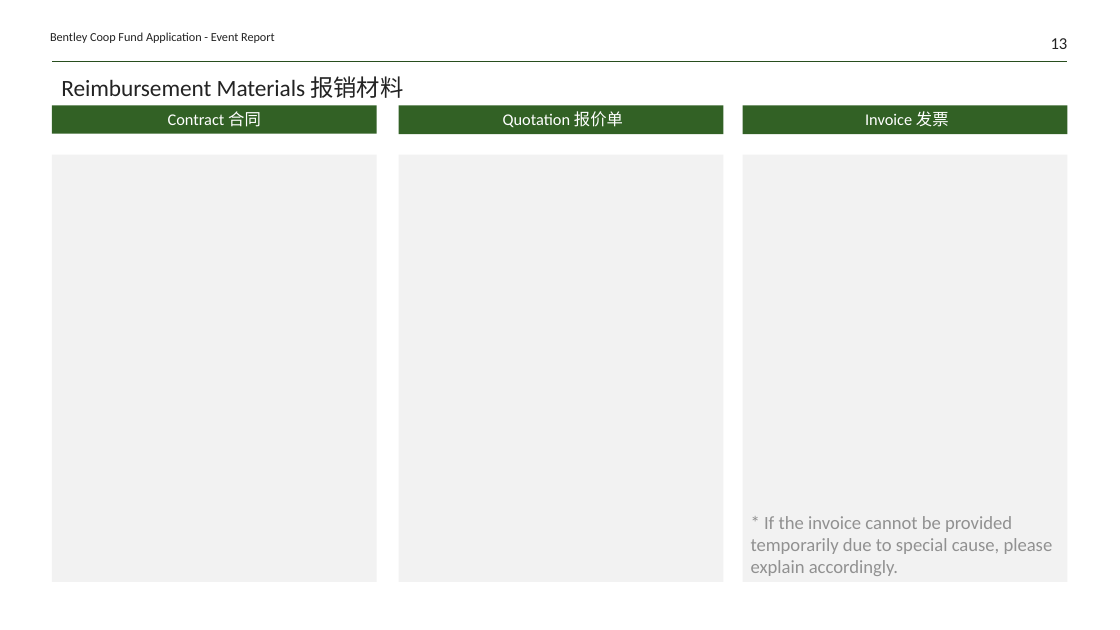
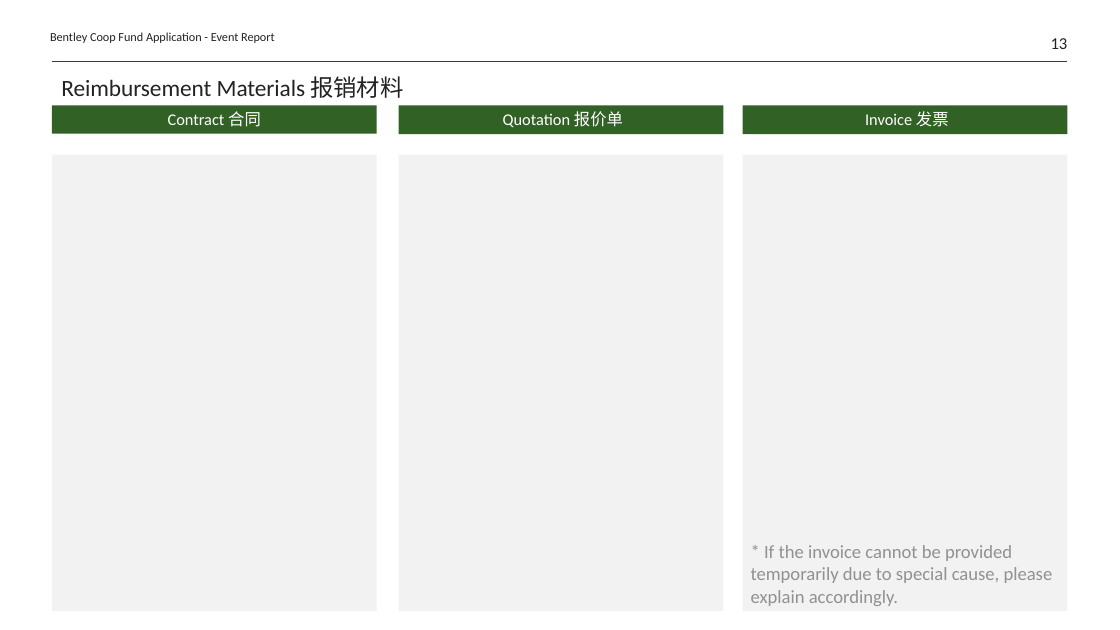
Before and after one commit to Yrtech-Tony/com.yrtech.Bentley.API.Upgrade, a slide deck: slide 13 of com.yrtech.bentleyAPI/com.yrtech.InventoryAPI/template/2022 Dealer Coop fund event report template-under.pptx. Drawn at 1120x630 pixels with LibreOffice and Linux fonts; fonts in the diff are those of the drawing. Boxes give left, top, right and bottom in pixels: in the first picture for what was removed or moved away, otherwise in the second. Text is boxed around its words. In the diff, an @@ line names an element or a change of style, - is before the commit and + after.

```diff
--- a/com.yrtech.bentleyAPI/com.yrtech.InventoryAPI/template/2022 Dealer Coop fund event report template-under.pptx
+++ b/com.yrtech.bentleyAPI/com.yrtech.InventoryAPI/template/2022 Dealer Coop fund event report template-under.pptx
@@ rectangle "* If the invoice cannot ...": place and size @@
-rectangle "* If the invoice cannot ..." at (743, 155, 1068, 581)
+rectangle "* If the invoice cannot ..." at (743, 155, 1068, 611)
```
Also in this commit, not shown: 3 other slides changed, 5 other files.
